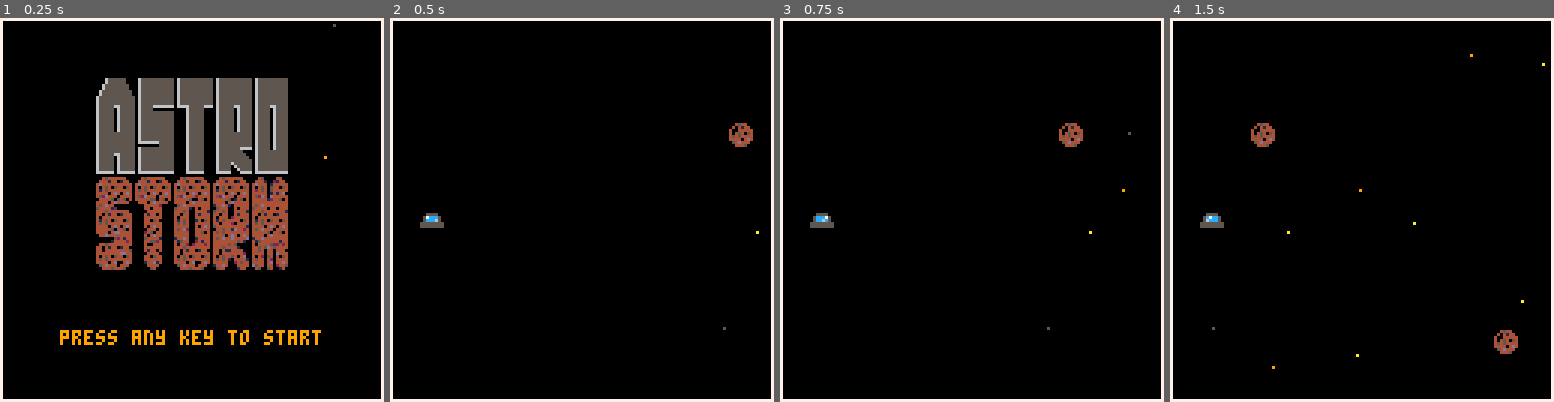
Above: before the commit, frames 1-4 (left to right).
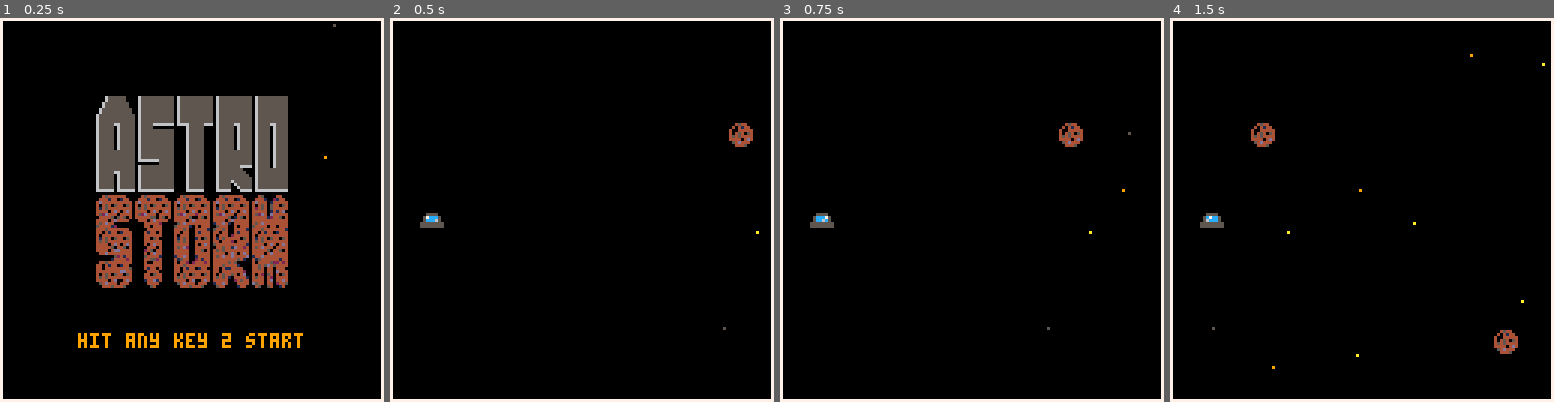
Above: after the commit, the same moments.

Repository: evenbrenden/astrostorm
Game: PICO-8 cartridge astrostorm.p8
The game is run twice, just before and just after one commit, with the same random seed, the same clock (stepped at 60 frames per second) and the same inputs.
Inputs:
- Up to frame 1 (0.25 s): no input
- Up to frame 2 (0.5 s): tap X (X key) at 0.33 s
- Up to frame 3 (0.75 s): tap O (Z key) at 0.7 s
- Up to frame 4 (1.5 s): tap X (X key) at 1.07 s

The runs differ from the first frame. In frame 1, 14% of the frame differs, in the area x 15-84%, y 15-86%; in frame 2, nothing differs; in frame 3, nothing differs; in frame 4, nothing differs.

Commit message:
Adjust splash

Diff:
--- a/astrostorm.p8
+++ b/astrostorm.p8
@@ -39,11 +39,11 @@
 end
 
 function draw_title()
-    local vertical_offset = 20
+    local vertical_offset = 26
     spr(64, 32, vertical_offset, 8, 8)
     spr(72, 32, 32 + vertical_offset, 8, 8)
-    local msg = "press any key to start"
-    print(msg, 64 - 2*#msg, 84 + vertical_offset, 9)
+    local msg = "hit any key 2 start"
+    print(msg, 64 - 2*#msg, 79 + vertical_offset, 9)
 end
 
 function draw_objects()
